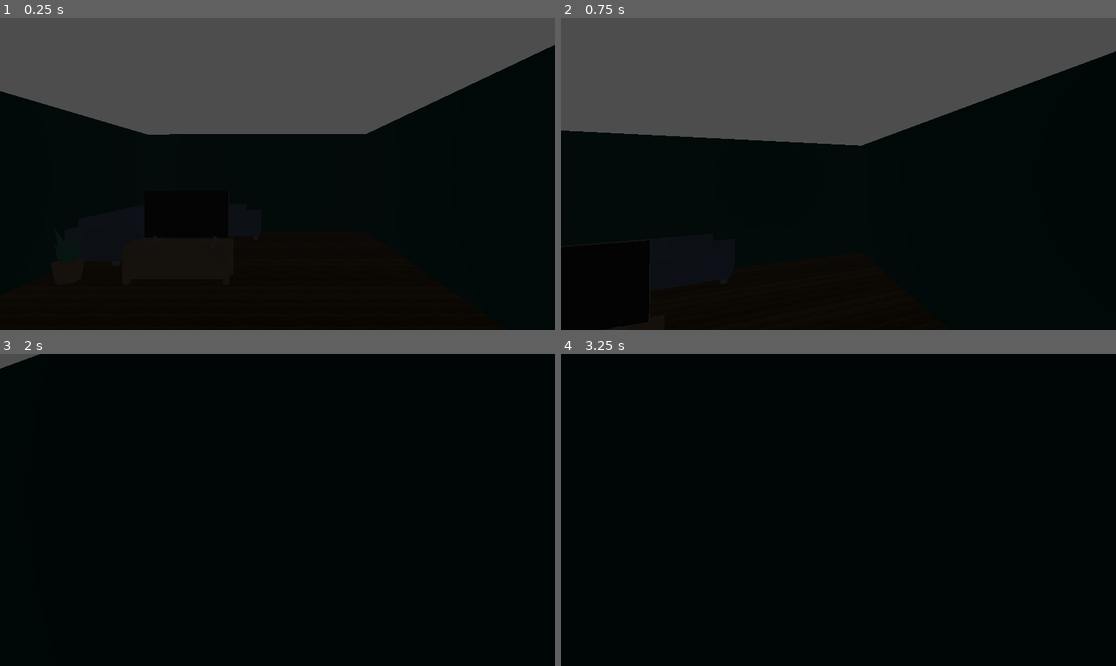
Above: before the commit, frames 1-4 (two rows, left to right).
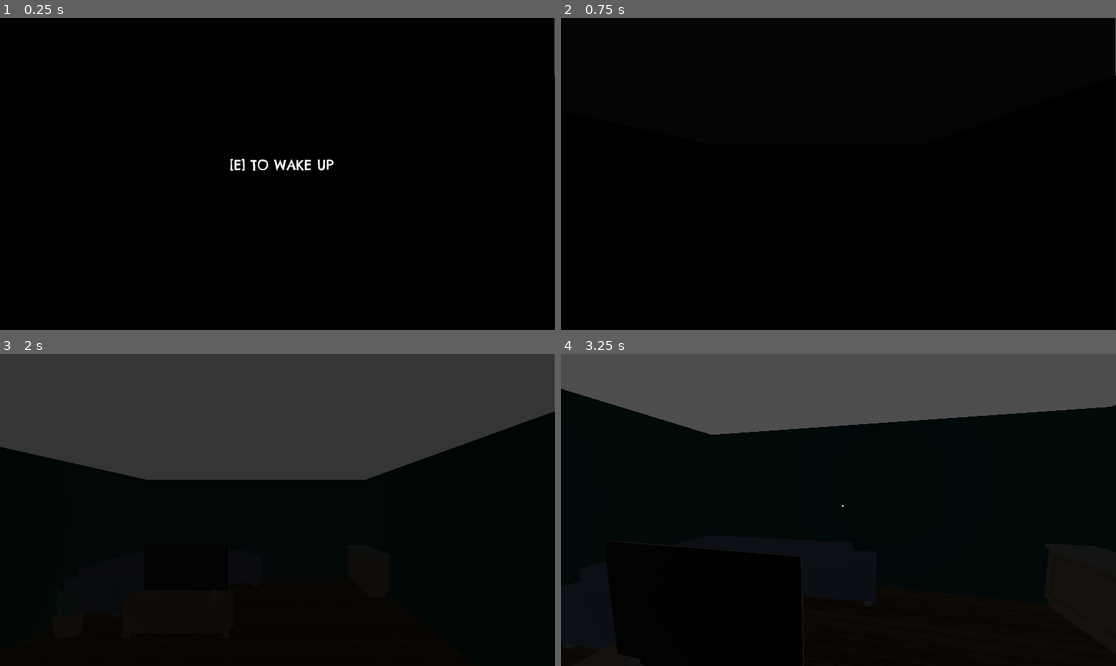
Above: after the commit, the same moments.

Repository: RaqeebDev/ShibaHorror
Game: Godot game, scene res://scences/level.tscn
Two runs of this game, one before a commit and one after it. Both use one fixed random seed, a clock stepped at 60 frames per second and the inputs below.
Inputs (mouse positions are in pixels of both pictures, inside the frame that each line leads up to):
- Up to frame 1 (0.25 s): no input
- Up to frame 2 (0.75 s): tap Enter (ui_accept) at 0.5 s; move the mouse to (866, 174) at 0.52 s; hold W (forward) from 0.53 s (still down); tap E (interact, bound only after the commit) at 0.6 s
- Up to frame 3 (2 s): keep holding W (forward); tap Enter (ui_accept) at 0.77, 1.52 s; move the mouse to (249, 510) at 1.27 s; tap E (interact, bound only after the commit) at 1.35 s
- Up to frame 4 (3.25 s): keep holding W (forward); move the mouse to (849, 503) at 2.02 s; tap E (interact, bound only after the commit) at 2.1, 2.85 s; move the mouse to (832, 516) at 2.77 s; tap Enter (ui_accept) at 3.02 s

The runs differ from the first frame. In frame 1, 31% of the frame differs, in the area x 0-100%, y 0-49%; in frame 2, 33%; in frame 3, 35%, in the area x 0-100%, y 0-41%; in frame 4, 21%.

Commit message:
Fade in ,fade out , wakeup etc

Diff:
--- a/project.godot
+++ b/project.godot
@@ -18,6 +18,10 @@
 [editor_plugins]
 
 enabled=PackedStringArray("res://addons/godot_super-wakatime/plugin.cfg")
+
+[global_group]
+
+player=""
 
 [input]
 
@@ -50,6 +54,11 @@
 , Object(InputEventKey,"resource_local_to_scene":false,"resource_name":"","device":-1,"window_id":0,"alt_pressed":false …(182 unchanged characters)…
 ]
 }
+interact={
+"deadzone": 0.2,
+"events": [Object(InputEventKey,"resource_local_to_scene":false,"resource_name":"","device":-1,"window_id":0,"alt_pressed":false,"shift_pressed":false,"ctrl_pressed":false,"meta_pressed":false,"pressed":false,"keycode":0,"physical_keycode":69,"key_label":0,"unicode":101,"location":0,"echo":false,"script":null)
+]
+}
 
 [rendering]
 
--- /dev/null
+++ b/scences/faders.tscn
@@ -0,0 +1,39 @@
+[gd_scene load_steps=5 format=3 uid="uid://e7op0kvloudv"]
+
+[ext_resource type="Script" uid="uid://ds4e4ln4wd65s" path="res://scripts/fade_rect.gd" id="1_yav7b"]
+[ext_resource type="FontFile" uid="uid://bvwc2cxqkv6x0" path="res://Assets/ChelseaMarket-Regular.ttf" id="2_4qx3a"]
+
+[sub_resource type="LabelSettings" id="LabelSettings_6g4yc"]
+font = ExtResource("2_4qx3a")
+font_size = 28
+
+[sub_resource type="LabelSettings" id="LabelSettings_yav7b"]
+font = ExtResource("2_4qx3a")
+font_size = 29
+
+[node name="CanvasLayer" type="CanvasLayer"]
+
+[node name="FadeRect" type="ColorRect" parent="."]
+offset_right = 1151.0
+offset_bottom = 646.0
+color = Color(0, 0, 0, 1)
+script = ExtResource("1_yav7b")
+
+[node name="WakeLabel" type="Label" parent="."]
+offset_left = 359.0
+offset_top = 287.0
+offset_right = 811.0
+offset_bottom = 430.0
+text = "[E] TO WAKE UP"
+label_settings = SubResource("LabelSettings_6g4yc")
+horizontal_alignment = 1
+
+[node name="Crosshair" type="Label" parent="."]
+offset_left = 359.0
+offset_top = 287.0
+offset_right = 811.0
+offset_bottom = 430.0
+text = ".
+"
+label_settings = SubResource("LabelSettings_yav7b")
+horizontal_alignment = 1
--- a/scences/level.tscn
+++ b/scences/level.tscn
@@ -8,6 +8,9 @@
 [ext_resource type="PackedScene" uid="uid://b6w1naoc7g5al" path="res://Assets/Models/pottedPlant.fbx" id="6_3irxl"]
 [ext_resource type="PackedScene" uid="uid://bdtn1xjb5eyow" path="res://Assets/Models/MI SMART TV.fbx" id="7_2mwew"]
 [ext_resource type="PackedScene" uid="uid://kmkfmtsl0bit" path="res://Assets/Models/cabinetTelevision.fbx" id="8_2mn0i"]
+[ext_resource type="PackedScene" uid="uid://b3ri8bcvgih8n" path="res://Assets/Models/kitchenBar.fbx" id="9_gmcrc"]
+[ext_resource type="PackedScene" uid="uid://b6ahfo25xcycv" path="res://Assets/Models/kitchenCabinet.fbx" id="10_nskur"]
+[ext_resource type="PackedScene" uid="uid://e7op0kvloudv" path="res://scences/faders.tscn" id="11_nskur"]
 
 [sub_resource type="StandardMaterial3D" id="StandardMaterial3D_qi052"]
 albedo_texture = ExtResource("1_dckfn")
@@ -47,7 +50,13 @@
 size = Vector3(2.01947, 1.10503, 0.162109)
 
 [sub_resource type="BoxShape3D" id="BoxShape3D_l7o77"]
-size = Vector3(10.2065, 1, 2.16261)
+size = Vector3(7.71446, 2.18317, 0.879213)
+
+[sub_resource type="BoxShape3D" id="BoxShape3D_gmcrc"]
+size = Vector3(4.46722, 3.61475, 2.12903)
+
+[sub_resource type="BoxShape3D" id="BoxShape3D_olo2r"]
+size = Vector3(1.82306, 1.00046, 4.27184)
 
 [node name="room" type="Node3D"]
 
@@ -140,5 +149,40 @@
 [node name="StaticBody3D" type="StaticBody3D" parent="cabinetTelevision"]
 
 [node name="CollisionShape3D" type="CollisionShape3D" parent="cabinetTelevision/StaticBody3D"]
-transform = Transform3D(1, 0, 0, 0, 1.7088, 0, 0, 0, 1.27304, -1.95785, 5.01359, 7.15709)
+transform = Transform3D(1.04471, 0, 0, 0, 1.77024, -0.370539, 0, 0.230668, 2.84366, -4.09386, 1.36031, 0.939924)
 shape = SubResource("BoxShape3D_l7o77")
+
+[node name="kitchenBar" parent="." instance=ExtResource("9_gmcrc")]
+transform = Transform3D(0.0035935, 0, 0.280538, 0, 0.233318, 0, -0.319694, 0, 0.00315337, 1.2999, 0.119424, -4.78924)
+
+[node name="StaticBody3D" type="StaticBody3D" parent="kitchenBar"]
+
+[node name="CollisionShape3D" type="CollisionShape3D" parent="kitchenBar/StaticBody3D"]
+transform = Transform3D(1, 0, 1.86265e-09, 0, 1, 0, -1.86265e-09, 0, 1, -2.41375, 2.10462, 1.07038)
+shape = SubResource("BoxShape3D_gmcrc")
+
+[node name="kitchenCabinet" parent="." instance=ExtResource("10_nskur")]
+transform = Transform3D(0.715675, 0, 0, 0, 0.224039, 0, 0, 0, 0.150972, -1.71064, 0.158983, 4.0148)
+
+[node name="StaticBody3D" type="StaticBody3D" parent="kitchenCabinet"]
+
+[node name="CollisionShape3D" type="CollisionShape3D" parent="kitchenCabinet/StaticBody3D"]
+transform = Transform3D(1.85586, 0, -1.33671e-13, 0, 8.38348, 0, 1.65429e-13, 0, 1, -1.69684, 0.00190234, 2.2074)
+shape = SubResource("BoxShape3D_olo2r")
+
+[node name="kitchenCabinet2" parent="." instance=ExtResource("10_nskur")]
+transform = Transform3D(9.66922e-09, 0, -0.222672, 0, 0.224039, 0, 0.810844, 0, 2.65533e-09, -3.81118, 0.158983, 4.41753)
+
+[node name="StaticBody3D" type="StaticBody3D" parent="kitchenCabinet2"]
+
+[node name="CollisionShape3D" type="CollisionShape3D" parent="kitchenCabinet2/StaticBody3D"]
+transform = Transform3D(2.86964, 0, -1.33671e-13, 0, 8.31137, 0, 2.55795e-13, 0, 1, -1.69684, 0.00190222, 2.2074)
+shape = SubResource("BoxShape3D_olo2r")
+
+[node name="CanvasLayer" parent="." instance=ExtResource("11_nskur")]
+
+[node name="Label" type="Label" parent="."]
+offset_left = 570.0
+offset_top = 299.0
+offset_right = 610.0
+offset_bottom = 322.0
--- a/scences/player.tscn
+++ b/scences/player.tscn
@@ -5,7 +5,7 @@
 [sub_resource type="CapsuleShape3D" id="CapsuleShape3D_3j5lm"]
 height = 1.6732
 
-[node name="CharacterBody3D" type="CharacterBody3D"]
+[node name="CharacterBody3D" type="CharacterBody3D" groups=["player"]]
 transform = Transform3D(1, 0, 0, 0, 1, 0, 0, 0, 1, 0, -1.36283, 0)
 script = ExtResource("1_hqvp4")
 
--- /dev/null
+++ b/scences/tv.tscn
@@ -0,0 +1,15 @@
+[gd_scene load_steps=3 format=3 uid="uid://u53tpi6374sj"]
+
+[ext_resource type="PackedScene" uid="uid://bdtn1xjb5eyow" path="res://Assets/Models/MI SMART TV.fbx" id="1_4jumj"]
+
+[sub_resource type="VideoStreamTheora" id="VideoStreamTheora_m8c1k"]
+
+[node name="Node3D" type="Node3D"]
+
+[node name="MI SMART TV" parent="." instance=ExtResource("1_4jumj")]
+transform = Transform3D(0.491408, 0, 0, 0, 0.451418, 0, 0, 0, 1, -0.00341249, 0, 0.425919)
+
+[node name="VideoStreamPlayer" type="VideoStreamPlayer" parent="MI SMART TV"]
+offset_right = 40.0
+offset_bottom = 40.0
+stream = SubResource("VideoStreamTheora_m8c1k")
--- /dev/null
+++ b/scripts/fade_rect.gd
@@ -0,0 +1,30 @@
+extends ColorRect
+
+@onready var wake_label := $"../WakeLabel"
+@onready var crosshair := $"../Crosshair"
+@onready var player := get_tree().get_first_node_in_group("player")
+
+var asleep := true
+
+func _ready():
+	color = Color(0, 0, 0, 1)	# start fully black
+	wake_label.visible = true
+	crosshair.visible = false   # hide dot until awake
+	if player:
+		player.is_awake = false
+
+func _process(delta):
+	if asleep and Input.is_action_just_pressed("interact"):  # E key
+		asleep = false
+		wake_label.visible = false   # hide wake up text
+		_fade_out()
+
+func _fade_out():
+	var tween := create_tween()
+	tween.tween_property(self, "color:a", 0.0, 2.0)
+	tween.tween_callback(func():
+		if player:
+			player.is_awake = true   # unlock movement
+		crosshair.visible = true     # show dot now
+		queue_free()
+	)
--- a/scripts/player.gd
+++ b/scripts/player.gd
@@ -1,10 +1,15 @@
 extends CharacterBody3D
 
 
-const SPEED = 5.0
-const JUMP_VELOCITY = 4.5
+const SPEED = 4.0
+const JUMP_VELOCITY = 3.5
 @onready var Head = $head
 var Sensitivity : float = 0.005
+var is_awake := false
+
+
+
+
 
 func _ready() ->void:
 	Input.mouse_mode = Input.MOUSE_MODE_CAPTURED
@@ -18,10 +23,27 @@
 		Head.rotate_x(-event.relative.y * Sensitivity)
 		Head.rotation.x = clamp(Head.rotation.x, -PI/2, PI/2)
 
+
+
+func _fade_out():
+	var tween := create_tween()
+	tween.tween_property(self, "color:a", 0.0, 2.0)
+	tween.tween_callback(func():
+		var player = get_tree().get_first_node_in_group("player")
+		if player:
+			player.is_awake = true
+		queue_free()
+	)
+
+
 func _physics_process(delta: float) -> void:
+
 	# Add the gravity.
+	if not is_awake:
+		return
 	if not is_on_floor():
 		velocity += get_gravity() * delta
+
 
 	# Handle jump.
 	if Input.is_action_just_pressed("ui_accept") and is_on_floor():
--- /dev/null
+++ b/scripts/playerinteraction.gd
@@ -0,0 +1,11 @@
+extends RayCast3D
+
+# Called every frame. 'delta' is the elapsed time since the previous frame.
+func _physics_process(delta: float) -> void:
+	if is_colliding():
+		var hit = get_collider()
+		if hit and hit.name == "LightSwitch":
+			if Input.is_action_just_pressed("interact"):
+				var light_setup = get_tree().get_first_node_in_group("light_group")
+				if light_setup:
+					light_setup.toggle_light()
Binary file added: Assets/ChelseaMarket-Regular.ttf
Not shown, added: Assets/ChelseaMarket-Regular.ttf.import
Binary file added: Assets/Models/Light-Switch.fbx
Not shown, added: Assets/Models/Light-Switch.fbx.import
Not shown, added: Assets/Models/Table Chair.dae.import
Not shown, added: export_presets.cfg
Not shown: 1 places in scences/level.tscn that only renumber resources
Not shown, added: scripts/fade_rect.gd.uid
Not shown, added: scripts/playerinteraction.gd.uid
Not shown, added: Assets/Models/96-light_switch.rar
Not shown, added: Assets/Models/Table Chair.dae
Not shown, added: Assets/textures/Table Chair.3ds
(and 1 more such lines)
